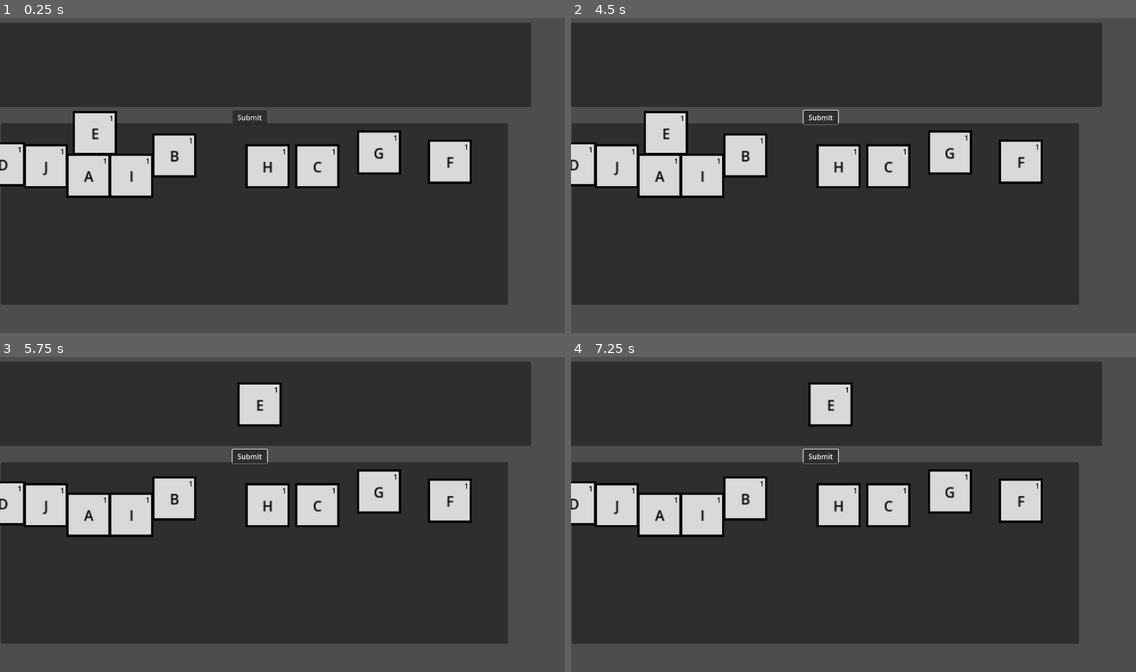
Above: before the commit, frames 1-4 (two rows, left to right).
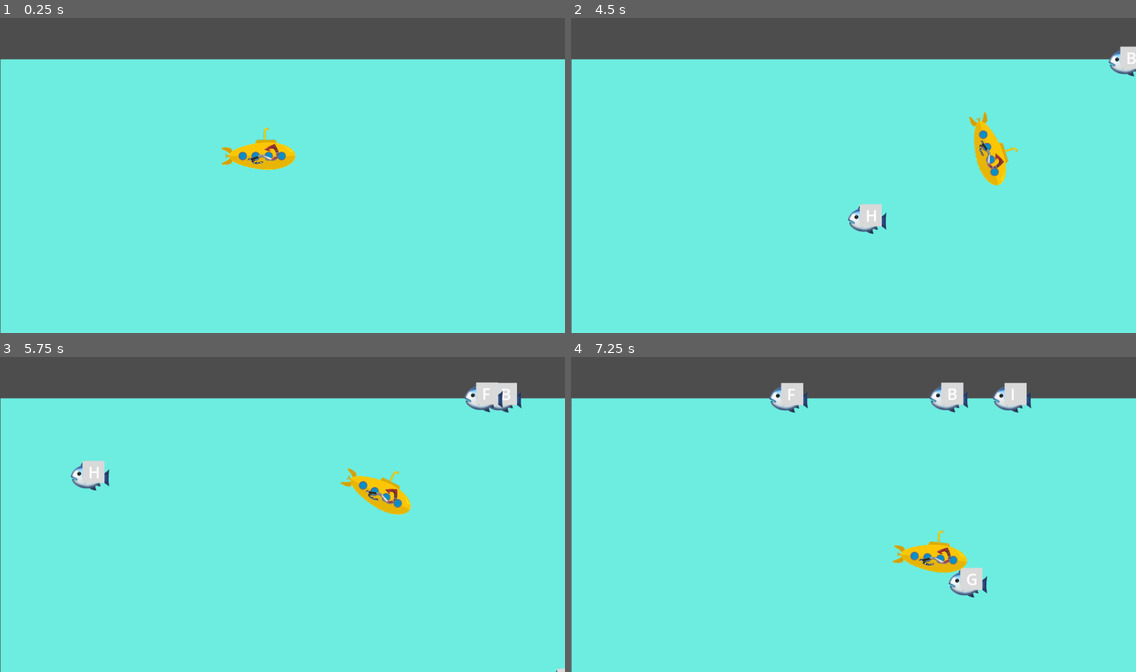
Above: after the commit, the same moments.

Repository: fruttz/GMTK-2026
Game: Godot game, scene res://Scenes/dive_screen.tscn
Same seed, same stepped clock (60 frames per second), same inputs: the game is played once before the commit and once after it. Before the commit the project starts from res://Scenes/Inventory.tscn.
Inputs (mouse positions are in pixels of both pictures, inside the frame that each line leads up to):
- Up to frame 1 (0.25 s): no input
- Up to frame 2 (4.5 s): click (819, 118) at 0.5 s, where only the run before the commit has a clickable "Submit"; tap Enter at 1.25 s; move the mouse to (977, 159) at 1.27 s; hold D (move_right) 1.28-2 s; hold Space (launch_harpoon) 1.28-2 s; click (977, 159) at 1.42 s; drag from (740, 191) to (830, 65) at 2.02 s; move the mouse to (910, 103) at 2.77 s; hold D (move_right) 2.78-3.5 s; hold Right (rotate_plus) 2.78-3.5 s; drag from (825, 238) to (684, 125) at 3.52 s; move the mouse to (1023, 222) at 4.27 s; hold A (move_left) from 4.28 s (still down); hold Left (rotate_minus) from 4.28 s (still down)
- Up to frame 3 (5.75 s): release A (move_left) at 5 s; release Left (rotate_minus) at 5 s; drag from (113, 464) to (259, 404) at 5.02 s
- Up to frame 4 (7.25 s): move the mouse to (881, 514) at 5.77 s; hold S (move_down) 5.78-6.5 s; hold Space (launch_harpoon) 5.78-6.5 s; click (881, 514) at 5.92 s; drag from (768, 432) to (740, 530) at 6.52 s

The runs differ from the first frame. In frame 1, 98% of the frame differs, in the area x 0-100%, y 1-100%; in frame 2, 98%; in frame 3, 98%; in frame 4, 98%.

Commit message:
fixed vertical movement
sea no longer scrolls
vertical cap reworked

Diff:
--- a/dictionautica/Scenes/letterfish.tscn
+++ b/dictionautica/Scenes/Mola.tscn
@@ -6,7 +6,7 @@
 [sub_resource type="CircleShape2D" id="CircleShape2D_c5uqf"]
 radius = 47.2652
 
-[node name="Letterfish" type="Sprite2D"]
+[node name="Mola" type="Sprite2D"]
 z_index = -1
 texture = ExtResource("1_a5772")
 script = ExtResource("2_c5uqf")
@@ -16,3 +16,11 @@
 
 [node name="HitboxShape" type="CollisionShape2D" parent="Hitbox"]
 shape = SubResource("CircleShape2D_c5uqf")
+
+[node name="Label" type="RichTextLabel" parent="."]
+offset_left = -4.0
+offset_top = -34.0
+offset_right = 55.0
+offset_bottom = 28.0
+bbcode_enabled = true
+text = "[font_size=36]A[/font_size]"
--- a/dictionautica/Scenes/dive_screen.gd
+++ b/dictionautica/Scenes/dive_screen.gd
@@ -1,36 +1,88 @@
 extends Node2D
 
 #maxdepth bakal 0, -720, -1440
-var maxdepth = -1440
+var depth_tier = 1
+var maxdepth = 720
 var mindepth = 100
 
 var letter_array : Array[String] = []
 var type_array : Array[int] = []
+var fish_array : Array[Node] = []
+
+var rng = RandomNumberGenerator.new()
+
+var spawn_cooldown_array: Array[float] = [rng.randf_range(0.5,1),rng.randf_range(0.5,1),rng.randf_range(0.5,1)]
+var spawn_charge_array: Array[float] = [0,0,0]
+
+var Mola = preload("res://Scenes/Mola.tscn")
 
 func _physics_process(delta: float) -> void:
-	#Horizontal Capping
+	#Horizontal Sub Capping
 	if $Submarine.position.x > $BottomRight.position.x:
 		$Submarine.position.x = $BottomRight.position.x
-
 	if $Submarine.position.x < $TopLeft.position.x:
 		$Submarine.position.x = $TopLeft.position.x
 
-	if $Submarine.position.y > $BottomRight.position.y:
-		$Sea.position.y += $BottomRight.position.y - $Submarine.position.y
-		$Submarine.position.y = $BottomRight.position.y
-		if $Sea.position.y < maxdepth:
-			$Sea.position.y = maxdepth
+	#Vertical Sub Capping
+	if $Submarine.position.y > maxdepth * depth_tier:
+		$Submarine.position.y = maxdepth * depth_tier
+	if $Submarine.position.y < $Sea.position.y:
+		$Submarine.position.y = $Sea.position.y
 
-	if $Submarine.position.y < $TopLeft.position.y:
-		$Sea.position.y += $TopLeft.position.y - $Submarine.position.y
-		$Submarine.position.y = $TopLeft.position.y
-		if $Sea.position.y > mindepth:
-			$Sea.position.y = mindepth
+	##Vertical Scrolling
+	#if $Submarine.position.y > $BottomRight.position.y:
+		#$Sea.position.y += $BottomRight.position.y - $Submarine.position.y
+		#$Submarine.position.y = $BottomRight.position.y
+		#if $Sea.position.y < maxdepth:
+			#$Sea.position.y = maxdepth
+	#if $Submarine.position.y < $TopLeft.position.y:
+		#$Sea.position.y += $TopLeft.position.y - $Submarine.position.y
+		#$Submarine.position.y = $TopLeft.position.y
+		#if $Sea.position.y > mindepth:
+			#$Sea.position.y = mindepth
+
+	#Fish Spawning
+	for i in [0,1,2]:
+		spawn_charge_array[i] += delta
+		if spawn_charge_array[i] > spawn_cooldown_array[i]:
+			spawn( get_node("Sea/Spawner"+str(i+1)), i+1)
+			spawn_cooldown_array[i] = rng.randf_range(1,2)
+			spawn_charge_array[i] = 0
+	#Fish Despawning
+	for fish in fish_array:
+		if fish.position.x < $Sea/Despawner.position.x:
+			fish_array.erase(fish)
+			fish.queue_free()
+	#Fish Vertical Capping
+	for fish in fish_array:
+		if fish.position.y < $Sea.position.y:
+			fish.position.y = $Sea.position.y
+
+
+
 
 func store(fish):
 	#function untuk nyetor data ikan
 	letter_array.append(fish.letter)
 	type_array.append(fish.type)
+	fish_array.erase(fish)
 	fish.queue_free()
-	print(letter_array)
-	print(type_array)
+
+func ready():
+	spawn($Spawner1, 1)
+	spawn($Spawner1, 2)
+	spawn($Spawner1, 3)
+	spawn($Spawner1, 1)
+	spawn($Spawner1, 2)
+	spawn($Spawner1, 3)
+	spawn($Spawner1, 1)
+	spawn($Spawner1, 2)
+	spawn($Spawner1, 3)
+
+func spawn(Spawner, _mode : int):
+	#mola_mode
+	var new_mola = Mola.instantiate()
+	add_child(new_mola)
+	new_mola.position = Spawner.position + Vector2(0, rng.randf_range(-300,300))
+	new_mola.init()
+	fish_array.append(new_mola)
--- a/dictionautica/Scenes/dive_screen.tscn
+++ b/dictionautica/Scenes/dive_screen.tscn
@@ -1,32 +1,34 @@
-[gd_scene load_steps=5 format=3 uid="uid://b3jaacl8mtpby"]
+[gd_scene load_steps=4 format=3 uid="uid://b3jaacl8mtpby"]
 
 [ext_resource type="PackedScene" uid="uid://wjvnqaoktxl8" path="res://Scenes/submarine.tscn" id="1_5f54t"]
 [ext_resource type="Texture2D" uid="uid://c7twqmtjujbf1" path="res://Sprites/Placeholder_Sea.png" id="1_hq367"]
 [ext_resource type="Script" uid="uid://db12vk1sdxnos" path="res://Scenes/dive_screen.gd" id="1_lkrc6"]
-[ext_resource type="PackedScene" uid="uid://dxw1rpbx0si2r" path="res://Scenes/letterfish.tscn" id="2_tryh3"]
 
 [node name="DiveScreen" type="Node2D"]
 script = ExtResource("1_lkrc6")
 
 [node name="Sea" type="Sprite2D" parent="."]
-z_index = -2
+z_index = -3
 position = Vector2(1, 100)
 texture = ExtResource("1_hq367")
 centered = false
+
+[node name="Despawner" type="Node2D" parent="Sea"]
+position = Vector2(-300, 0)
+
+[node name="Spawner1" type="Node2D" parent="Sea"]
+position = Vector2(1500, 360)
+
+[node name="Spawner2" type="Node2D" parent="Sea"]
+position = Vector2(1500, 1080)
+
+[node name="Spawner3" type="Node2D" parent="Sea"]
+position = Vector2(1500, 1800)
 
 [node name="SeaTopLeft" type="Node2D" parent="Sea"]
 
 [node name="SeaBottomRight" type="Node2D" parent="Sea"]
 position = Vector2(1280, 2160)
-
-[node name="Letterfish" parent="." instance=ExtResource("2_tryh3")]
-position = Vector2(877, 307)
-
-[node name="Letterfish2" parent="." instance=ExtResource("2_tryh3")]
-position = Vector2(755, 474)
-
-[node name="Letterfish3" parent="." instance=ExtResource("2_tryh3")]
-position = Vector2(985, 456)
 
 [node name="Submarine" parent="." instance=ExtResource("1_5f54t")]
 position = Vector2(596, 313)
@@ -36,3 +38,6 @@
 
 [node name="BottomRight" type="Node2D" parent="."]
 position = Vector2(1180, 620)
+
+[node name="Camera2D" type="Camera2D" parent="."]
+anchor_mode = 0
--- a/dictionautica/Scripts/letterfish.gd
+++ b/dictionautica/Scripts/letterfish.gd
@@ -4,15 +4,16 @@
 var cooldown : float = rng.randf_range(0.5,1)
 var charge : float = 0
 var v0 : float = 300
+var v_bias : float = 5
 var alive : bool = true
 
-var letter : String = "F"
+var letter : String = ["A", "B", "C", "D", "E", "F", "G", "H", "I", "J", "K", "L", "M", "N", "O", "P", "Q", "R", "S", "T", "U", "V", "W", "X", "Y", "Z"].pick_random()
 
-enum types {BASIC}
-var type : int = types.BASIC
+enum types {MOLA}
+var type : int = types.MOLA
 
-func ready():
-	pass
+func init():
+	$Label.text = "[font_size=36]"+letter+"[/font_size]"
 
 func _physics_process(delta: float) -> void:
 	charge += delta
@@ -21,7 +22,7 @@
 		charge = 0
 		cooldown = rng.randf_range(1.0, 2.0)
 	#Character Physics
-	velocity.x -= 1
+	velocity.x -= v_bias
 	position += delta*velocity
 	velocity = velocity/(exp(delta))
 
--- a/dictionautica/Scripts/submarine.gd
+++ b/dictionautica/Scripts/submarine.gd
@@ -2,7 +2,7 @@
 
 var velocity = Vector2(0,0)
 var omega : float = 0
-var speed_tier : float = 2
+var speed_tier : float = 3
 
 var harpoon_velocity = Vector2(0,0)
 var harpoon_range : float = 75
--- a/dictionautica/project.godot
+++ b/dictionautica/project.godot
@@ -11,7 +11,7 @@
 [application]
 
 config/name="Dictionautica"
-run/main_scene="uid://b1dnrhw4mr4tc"
+run/main_scene="uid://b3jaacl8mtpby"
 config/features=PackedStringArray("4.4", "Forward Plus")
 config/icon="res://icon.svg"
 
Binary file changed: dictionautica/Sprites/Placeholder_Letterfish.png
